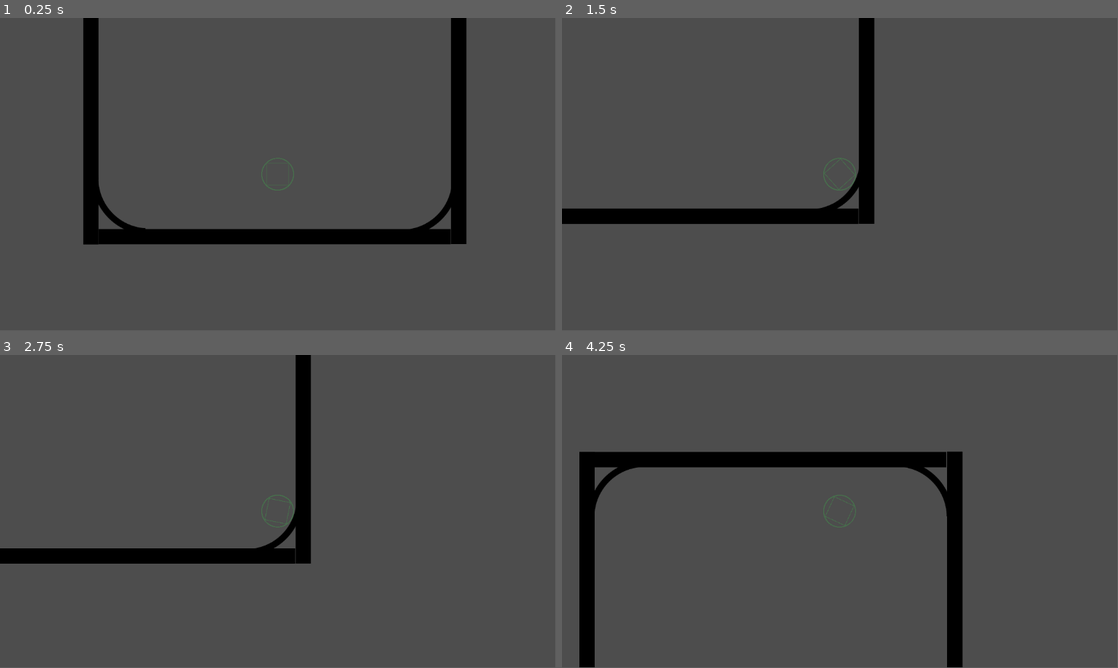
Above: before the commit, frames 1-4 (two rows, left to right).
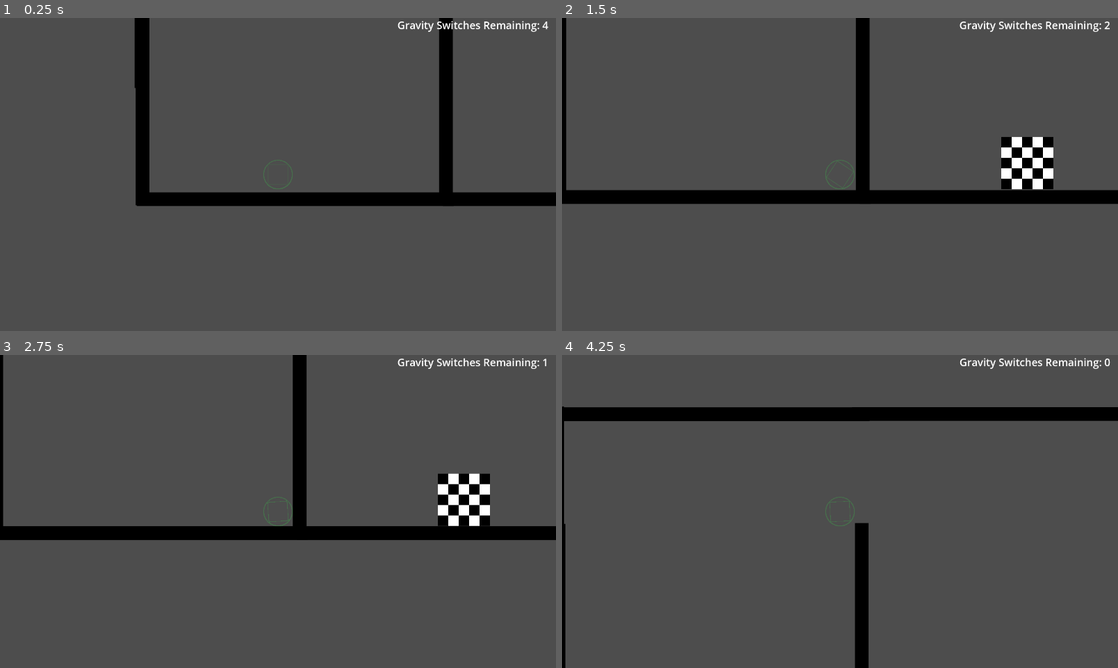
Above: after the commit, the same moments.

Repository: ZiaByers/GravityGame
Game: Godot game, scene res://scenes/levels/level.tscn
The game is run twice, just before and just after one commit, with the same random seed, the same clock (stepped at 60 frames per second) and the same inputs.
Inputs:
- Up to frame 1 (0.25 s): no input
- Up to frame 2 (1.5 s): hold Right (ui_right) 0.53-1.28 s; hold Down (ui_down) from 1.28 s (still down)
- Up to frame 3 (2.75 s): release Down (ui_down) at 2.03 s; hold Right (ui_right) from 2.03 s (still down)
- Up to frame 4 (4.25 s): release Right (ui_right) at 2.78 s; hold Up (ui_up) 2.78-3.53 s; hold Left (ui_left) from 3.53 s (still down)
In our replay, the window is 799x449 before the commit and 800x450 after it. These sizes can differ from the game's own. Grey fills any space a smaller window leaves; there, only what the larger window draws over its background counts as a difference.

The runs differ from the first frame. In frame 1, 13% of the frame differs, in the area x 15-100%, y 0-73%; in frame 2, 10%; in frame 3, 10%; in frame 4, 14%, in the area x 0-100%, y 0-100%.

Commit message:
gravity switch limit, goal area, test level

Diff:
--- a/project.godot
+++ b/project.godot
@@ -13,7 +13,12 @@
 config/name="Gravity Game"
 run/main_scene="res://scenes/levels/level.tscn"
 config/features=PackedStringArray("4.2", "Mobile")
-config/icon="res://icon.svg"
+config/icon="res://graphics/icon.svg"
+
+[display]
+
+window/size/viewport_width=1280
+window/size/viewport_height=720
 
 [rendering]
 
--- /dev/null
+++ b/scenes/goal/goal.gd
@@ -0,0 +1,7 @@
+extends Area2D
+
+signal you_win
+
+
+func _on_body_entered(_body):
+	you_win.emit()
--- /dev/null
+++ b/scenes/goal/goal.tscn
@@ -0,0 +1,20 @@
+[gd_scene load_steps=4 format=3 uid="uid://d20suj5y8a105"]
+
+[ext_resource type="Script" path="res://scenes/goal/goal.gd" id="1_0lpn7"]
+[ext_resource type="Texture2D" uid="uid://bkwuwtuqs3rme" path="res://graphics/checker.png" id="1_bqjl8"]
+
+[sub_resource type="RectangleShape2D" id="RectangleShape2D_ja2qn"]
+size = Vector2(239, 240)
+
+[node name="Goal" type="Area2D"]
+script = ExtResource("1_0lpn7")
+
+[node name="CollisionShape2D" type="CollisionShape2D" parent="."]
+position = Vector2(-0.5, 0)
+shape = SubResource("RectangleShape2D_ja2qn")
+
+[node name="Sprite2D" type="Sprite2D" parent="."]
+scale = Vector2(0.2, 0.2)
+texture = ExtResource("1_bqjl8")
+
+[connection signal="body_entered" from="." to="." method="_on_body_entered"]
--- a/scenes/gravity_field.tscn
+++ b/scenes/gravity_field.tscn
@@ -1,11 +1,11 @@
 [gd_scene load_steps=3 format=3 uid="uid://brjt5w0kmp2p4"]
 
-[ext_resource type="Script" path="res://scenes/gravity_field.gd" id="1_33y6x"]
+[ext_resource type="Script" path="res://scenes/gravity_field/gravity_field.gd" id="1_l0j4q"]
 
 [sub_resource type="RectangleShape2D" id="RectangleShape2D_5irqg"]
 
 [node name="Gravity Field" type="Area2D"]
-script = ExtResource("1_33y6x")
+script = ExtResource("1_l0j4q")
 
 [node name="CollisionShape2D" type="CollisionShape2D" parent="."]
 scale = Vector2(1000, 1000)
--- a/scenes/levels/level.gd
+++ b/scenes/levels/level.gd
@@ -1,20 +1,37 @@
 extends Node2D
 
+var grav_switches = 4
+var switch_label = "Gravity Switches Remaining: %s"
+
 # Called every frame. 'delta' is the elapsed time since the previous frame.
+func _ready():
+	$GravSwitchCounter.text = switch_label % grav_switches
+
 func _process(_delta):
-	pass#$"Gravity Field".gravity_direction = Input.get_vector("ui_left", "ui_right", "ui_up", "ui_down")
-
+	$GravSwitchCounter.position = $Player.position + Vector2(550,-720)
 
 func _on_gravity_field_grav_change(input):
 	var direction: Vector2
-	match input:
-		"ui_left":
-			direction = Vector2(-1, 0)
-		"ui_right":
-			direction = Vector2(1, 0)
-		"ui_up":
-			direction = Vector2(0, -1)
-		"ui_down":
-			direction = Vector2(0, 1)
+	if (grav_switches > 0):
+		match input:
+			"ui_left":
+				direction = Vector2(-1, 0)
+			"ui_right":
+				direction = Vector2(1, 0)
+			"ui_up":
+				direction = Vector2(0, -1)
+			"ui_down":
+				direction = Vector2(0, 1)
+		grav_switches -= 1
+		$GravSwitchCounter.text = switch_label % grav_switches
 
 	$"Gravity Field".gravity_direction = direction
+
+
+func _on_goal_you_win():
+	grav_switches = 0
+	var winner_label = Label.new()
+	winner_label.text = "You win!"
+	winner_label.position = $Player.position
+	winner_label.scale = Vector2(5,5)
+	add_child(winner_label)
--- a/scenes/levels/level.tscn
+++ b/scenes/levels/level.tscn
@@ -1,52 +1,66 @@
-[gd_scene load_steps=6 format=3 uid="uid://dynydsdk6i2lj"]
+[gd_scene load_steps=7 format=3 uid="uid://dynydsdk6i2lj"]
 
 [ext_resource type="Script" path="res://scenes/levels/level.gd" id="1_j53r1"]
 [ext_resource type="PackedScene" uid="uid://dn56l4ua8orty" path="res://scenes/player/player.tscn" id="1_wnrqu"]
 [ext_resource type="PackedScene" uid="uid://nowr724u1xj2" path="res://scenes/platforms/platform.tscn" id="2_ije4x"]
 [ext_resource type="PackedScene" uid="uid://brjt5w0kmp2p4" path="res://scenes/gravity_field.tscn" id="3_60wil"]
-[ext_resource type="PackedScene" uid="uid://bfv2l8m2kjlrj" path="res://scenes/platforms/ramp.tscn" id="5_qecrm"]
+[ext_resource type="PackedScene" uid="uid://d20suj5y8a105" path="res://scenes/goal/goal.tscn" id="5_7pxc4"]
+
+[sub_resource type="LabelSettings" id="LabelSettings_ofi2e"]
+font_size = 48
 
 [node name="Level" type="Node2D"]
 script = ExtResource("1_j53r1")
 
-[node name="Player" parent="." instance=ExtResource("1_wnrqu")]
-position = Vector2(554, 302)
-
-[node name="Platform" parent="." instance=ExtResource("2_ije4x")]
-position = Vector2(542, 612)
-
 [node name="Gravity Field" parent="." instance=ExtResource("3_60wil")]
 visible = false
 
-[node name="Platform2" parent="." instance=ExtResource("2_ije4x")]
-position = Vector2(540, -784)
+[node name="Platform" parent="." instance=ExtResource("2_ije4x")]
+position = Vector2(805, 472)
 
 [node name="Platform3" parent="." instance=ExtResource("2_ije4x")]
-position = Vector2(-221, -86)
+position = Vector2(1498, -234)
 rotation = 1.5708
 
 [node name="Platform4" parent="." instance=ExtResource("2_ije4x")]
-position = Vector2(1305, -87)
+position = Vector2(2215, 472)
+
+[node name="Goal" parent="." instance=ExtResource("5_7pxc4")]
+position = Vector2(2255, 317)
+
+[node name="Platform2" parent="." instance=ExtResource("2_ije4x")]
+position = Vector2(804, -1465)
+
+[node name="Platform5" parent="." instance=ExtResource("2_ije4x")]
+position = Vector2(2184, -1466)
+
+[node name="Platform6" parent="." instance=ExtResource("2_ije4x")]
+position = Vector2(101, -230)
 rotation = 1.5708
 
-[node name="Ramp" parent="." instance=ExtResource("5_qecrm")]
-position = Vector2(1201, 475)
-rotation = 1.43589
-scale = Vector2(1.3, 1.3)
+[node name="Platform7" parent="." instance=ExtResource("2_ije4x")]
+position = Vector2(96, -770)
+rotation = 1.5708
 
-[node name="Ramp2" parent="." instance=ExtResource("5_qecrm")]
-position = Vector2(-100, -662)
-rotation = -1.57877
-scale = Vector2(1.3, 1.3)
+[node name="Platform8" parent="." instance=ExtResource("2_ije4x")]
+position = Vector2(2919, -254)
+rotation = 1.5708
 
-[node name="Ramp3" parent="." instance=ExtResource("5_qecrm")]
-position = Vector2(1180, -665)
-rotation = -0.00467968
-scale = Vector2(1.3, 1.3)
+[node name="Platform9" parent="." instance=ExtResource("2_ije4x")]
+position = Vector2(2919, -766)
+rotation = 1.5708
 
-[node name="Ramp4" parent="." instance=ExtResource("5_qecrm")]
-position = Vector2(-106, 479)
-rotation = 3.20299
-scale = Vector2(1.3, 1.3)
+[node name="Platform10" parent="." instance=ExtResource("2_ije4x")]
+position = Vector2(1732, 1264)
+rotation = -3.14159
+
+[node name="GravSwitchCounter" type="Label" parent="."]
+offset_right = 62.0
+offset_bottom = 67.0
+label_settings = SubResource("LabelSettings_ofi2e")
+
+[node name="Player" parent="." instance=ExtResource("1_wnrqu")]
+position = Vector2(725, 308)
 
 [connection signal="grav_change" from="Gravity Field" to="." method="_on_gravity_field_grav_change"]
+[connection signal="you_win" from="Goal" to="." method="_on_goal_you_win"]
--- a/scenes/platforms/platform.tscn
+++ b/scenes/platforms/platform.tscn
@@ -1,6 +1,6 @@
 [gd_scene load_steps=4 format=3 uid="uid://nowr724u1xj2"]
 
-[ext_resource type="Texture2D" uid="uid://cjxlh8kgh7eec" path="res://line.png" id="1_e3vac"]
+[ext_resource type="Texture2D" uid="uid://cjxlh8kgh7eec" path="res://graphics/line.png" id="1_xpdve"]
 
 [sub_resource type="PhysicsMaterial" id="PhysicsMaterial_144rx"]
 
@@ -12,7 +12,7 @@
 
 [node name="Sprite2D" type="Sprite2D" parent="."]
 position = Vector2(6, 6)
-texture = ExtResource("1_e3vac")
+texture = ExtResource("1_xpdve")
 
 [node name="CollisionShape2D" type="CollisionShape2D" parent="."]
 shape = SubResource("RectangleShape2D_kvael")
--- a/scenes/platforms/ramp.tscn
+++ b/scenes/platforms/ramp.tscn
@@ -1,7 +1,7 @@
 [gd_scene load_steps=4 format=3 uid="uid://bfv2l8m2kjlrj"]
 
-[ext_resource type="Script" path="res://Ramp.gd" id="1_e30j4"]
-[ext_resource type="Texture2D" uid="uid://22cyedykq1vp" path="res://arc.png" id="2_txcy1"]
+[ext_resource type="Script" path="res://scenes/platforms/Ramp.gd" id="1_ifgwj"]
+[ext_resource type="Texture2D" uid="uid://22cyedykq1vp" path="res://graphics/arc.png" id="2_4w6j3"]
 
 [sub_resource type="Curve2D" id="Curve2D_v6cok"]
 _data = {
@@ -10,13 +10,13 @@
 point_count = 43
 
 [node name="Ramp" type="StaticBody2D"]
-script = ExtResource("1_e30j4")
+script = ExtResource("1_ifgwj")
 
 [node name="CollisionPolygon2D" type="CollisionPolygon2D" parent="."]
 build_mode = 1
 
 [node name="Sprite2D" type="Sprite2D" parent="."]
-texture = ExtResource("2_txcy1")
+texture = ExtResource("2_4w6j3")
 
 [node name="Path2D" type="Path2D" parent="."]
 curve = SubResource("Curve2D_v6cok")
--- a/scenes/player/player.tscn
+++ b/scenes/player/player.tscn
@@ -1,7 +1,7 @@
 [gd_scene load_steps=5 format=3 uid="uid://dn56l4ua8orty"]
 
 [ext_resource type="Script" path="res://scenes/player/player.gd" id="1_63fyf"]
-[ext_resource type="Texture2D" uid="uid://b7dwflx2erwjf" path="res://cirsquare.png" id="2_jic1r"]
+[ext_resource type="Texture2D" uid="uid://b7dwflx2erwjf" path="res://graphics/cirsquare.png" id="2_yd4nj"]
 
 [sub_resource type="PhysicsMaterial" id="PhysicsMaterial_0lw4d"]
 bounce = 0.18
@@ -15,7 +15,7 @@
 
 [node name="Sprite2D" type="Sprite2D" parent="."]
 scale = Vector2(0.15, 0.15)
-texture = ExtResource("2_jic1r")
+texture = ExtResource("2_yd4nj")
 
 [node name="CollisionShape2D" type="CollisionShape2D" parent="."]
 shape = SubResource("CircleShape2D_m30dq")
Renamed: arc.png -> graphics/arc.png
Not shown, changed: graphics/arc.png.import
Binary file added: graphics/checker.png
Not shown, changed: graphics/checker.png.import
Renamed: cirsquare.png -> graphics/cirsquare.png
Not shown, changed: graphics/cirsquare.png.import
Renamed: icon.svg -> graphics/icon.svg
Not shown, changed: graphics/icon.svg.import
Renamed: line.png -> graphics/line.png
Not shown, added: graphics/line.png.import
Renamed: square.png -> graphics/square.png
Not shown, changed: graphics/square.png.import
(and 2 more such lines)
